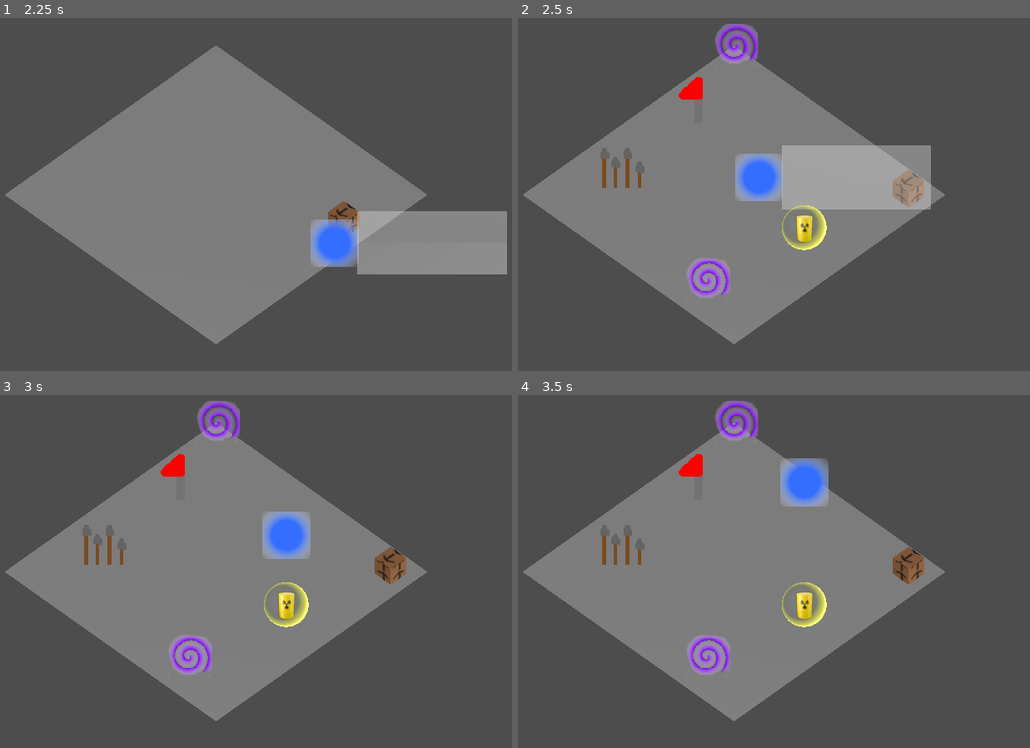
Above: before the commit, frames 1-4 (two rows, left to right).
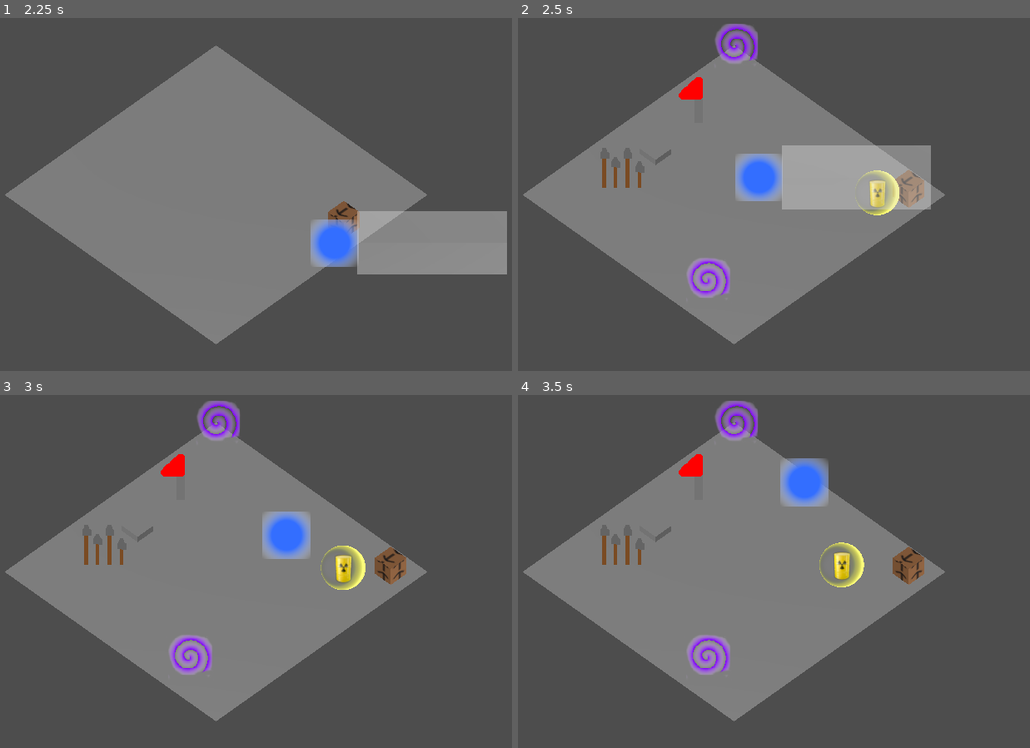
Above: after the commit, the same moments.

Repository: Hazematman/GGJ2025
Game: Godot game, scene res://scenes/main_menu.tscn
Same seed, same stepped clock (60 frames per second), same inputs: the game is played once before the commit and once after it.
Inputs:
- Up to frame 1 (2.25 s): tap Enter (ui_accept) at 0.5, 0.77, 1.52 s; hold Right (ui_right) 0.53-1.28 s; hold E (Interactuar) 0.53-1.28 s; hold Down (ui_down) 1.28-2.03 s; tap E (Interactuar) at 1.35 s; hold Right (ui_right) from 2.03 s (still down); hold Shift (attract) from 2.03 s (still down)
- Up to frame 2 (2.5 s): keep holding Right (ui_right); keep holding Shift (attract); tap E (Interactuar) at 2.3 s
- Up to frame 3 (3 s): release Right (ui_right) at 2.78 s; release Shift (attract) at 2.78 s; hold Up (ui_up) from 2.78 s (still down); tap Ctrl (expulse) at 2.85 s
- Up to frame 4 (3.5 s): keep holding Up (ui_up); tap Enter (ui_accept) at 3.02 s; tap E (Interactuar) at 3.05 s

Frame 1 is identical in both runs. In frame 2, 1.1% of the frame differs, in the area x 26-75%, y 37-66%; in frame 3, 1.2%, in the area x 26-72%, y 37-66%; in frame 4, 1.2%.

Commit message:
Piston funciona con un buton

Diff:
--- a/scenes/game.tscn
+++ b/scenes/game.tscn
@@ -7,6 +7,7 @@
 [ext_resource type="PackedScene" uid="uid://stkqtq403the" path="res://scenes/piston.tscn" id="4_20j5n"]
 [ext_resource type="PackedScene" uid="uid://dmxkqtmrvjhl" path="res://scenes/burbuja.tscn" id="5_1mhya"]
 [ext_resource type="PackedScene" uid="uid://dv5rewd88c2te" path="res://scenes/bandera.tscn" id="7_vjvvj"]
+[ext_resource type="PackedScene" uid="uid://7hx8dsgjiyrl" path="res://scenes/nuevo_buton3d.tscn" id="8_ocipj"]
 
 [sub_resource type="PlaneMesh" id="PlaneMesh_bb8d1"]
 
@@ -50,10 +51,14 @@
 transform = Transform3D(1, 0, 0, 0, 1, 0, 0, 0, 1, 0.838535, 0.25, -0.813849)
 
 [node name="Burbuja" parent="." instance=ExtResource("5_1mhya")]
-transform = Transform3D(1, 0, 0, 0, 1, 0, 0, 0, 1, 0.656745, 0.25, -0.00675201)
+transform = Transform3D(1, 0, 0, 0, 1, 0, 0, 0, 1, 0.776227, 0.25, -0.613858)
 
 [node name="Bandera" parent="." instance=ExtResource("7_vjvvj")]
 transform = Transform3D(1, 0, 0, 0, 1, 0, 0, 0, 1, -0.626783, 0.25, -0.306759)
+
+[node name="NuevoButon3d" parent="." node_paths=PackedStringArray("target") instance=ExtResource("8_ocipj")]
+transform = Transform3D(1, 0, 0, 0, 1, 0, 0, 0, 1, -0.644334, 0, 0.0968999)
+target = NodePath("../Piston")
 
 [connection signal="gana" from="." to="." method="_on_gana"]
 [connection signal="mata" from="." to="." method="_on_mata"]
--- /dev/null
+++ b/scenes/nuevo_buton3d.tscn
@@ -0,0 +1,25 @@
+[gd_scene load_steps=4 format=3 uid="uid://7hx8dsgjiyrl"]
+
+[ext_resource type="Script" path="res://scripts/nuevo_buton_3d.gd" id="1_k58wr"]
+
+[sub_resource type="BoxMesh" id="BoxMesh_ujipw"]
+size = Vector3(0.15, 0.05, 0.15)
+
+[sub_resource type="BoxShape3D" id="BoxShape3D_q1318"]
+size = Vector3(0.15, 0.3, 0.15)
+
+[node name="NuevoButon3d" type="Area3D"]
+collision_layer = 2
+collision_mask = 2
+script = ExtResource("1_k58wr")
+
+[node name="MeshInstance3D" type="MeshInstance3D" parent="."]
+transform = Transform3D(1, 0, 0, 0, 1, 0, 0, 0, 1, 0, 0.025, 0)
+mesh = SubResource("BoxMesh_ujipw")
+
+[node name="CollisionShape3D" type="CollisionShape3D" parent="."]
+transform = Transform3D(1, 0, 0, 0, 1, 0, 0, 0, 1, 0, 0.150455, 0)
+shape = SubResource("BoxShape3D_q1318")
+
+[connection signal="body_entered" from="." to="." method="_on_body_entered"]
+[connection signal="body_exited" from="." to="." method="_on_body_exited"]
--- a/scenes/piston.tscn
+++ b/scenes/piston.tscn
@@ -37,4 +37,6 @@
 transform = Transform3D(1, 0, 0, 0, 1, 0, 0, 0, 1, 0, 0, 0.153075)
 shape = SubResource("BoxShape3D_ovf6a")
 
-[connection signal="body_entered" from="Area3D" to="." method="_on_body_entered"]
+[connection signal="activar" from="." to="." method="_on_activar"]
+[connection signal="body_entered" from="Area3D" to="." method="_on_area_3d_body_entered"]
+[connection signal="body_exited" from="Area3D" to="." method="_on_area_3d_body_exited"]
--- /dev/null
+++ b/scripts/nuevo_buton_3d.gd
@@ -0,0 +1,15 @@
+extends Area3D
+
+@export var target: Node3D = null
+
+var listo = false
+
+func _process(delta: float) -> void:
+	if listo and Input.is_action_pressed("Interactuar"):
+		target.emit_signal("activar")
+
+func _on_body_entered(body: Node3D) -> void:
+	listo = true
+
+func _on_body_exited(body: Node3D) -> void:
+	listo = false
--- a/scripts/piston.gd
+++ b/scripts/piston.gd
@@ -1,7 +1,18 @@
 extends StaticBody3D
 
-@export var poder: float = 10
+@export var poder: float = 2
 
-func _on_body_entered(body: Node3D) -> void:
-	print("Jugador collision")
-	body.velocity += poder * -(basis * Vector3.FORWARD)
+signal activar
+
+var target = null
+
+func _on_activar() -> void:
+	if target != null:
+		target.velocity += poder * -(basis * Vector3.FORWARD)
+
+func _on_area_3d_body_entered(body: Node3D) -> void:
+	target = body
+
+func _on_area_3d_body_exited(body: Node3D) -> void:
+	if body == target:
+		target = null
Not shown: 1 places in scenes/game.tscn that only renumber resources
